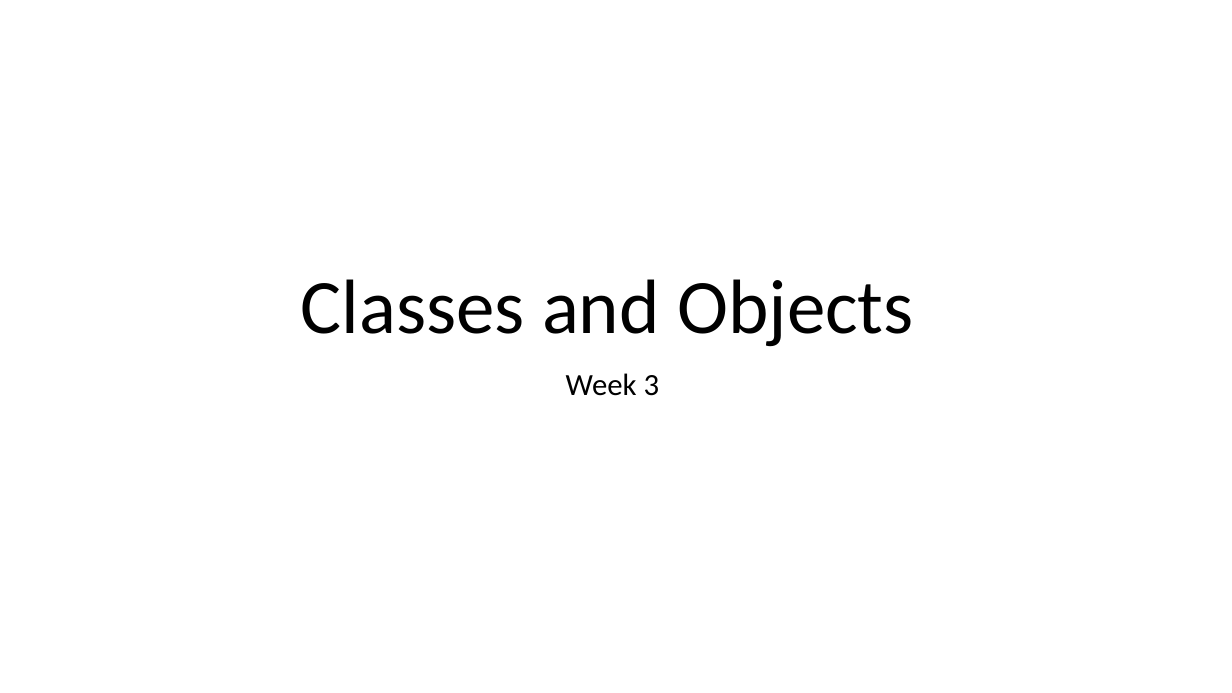
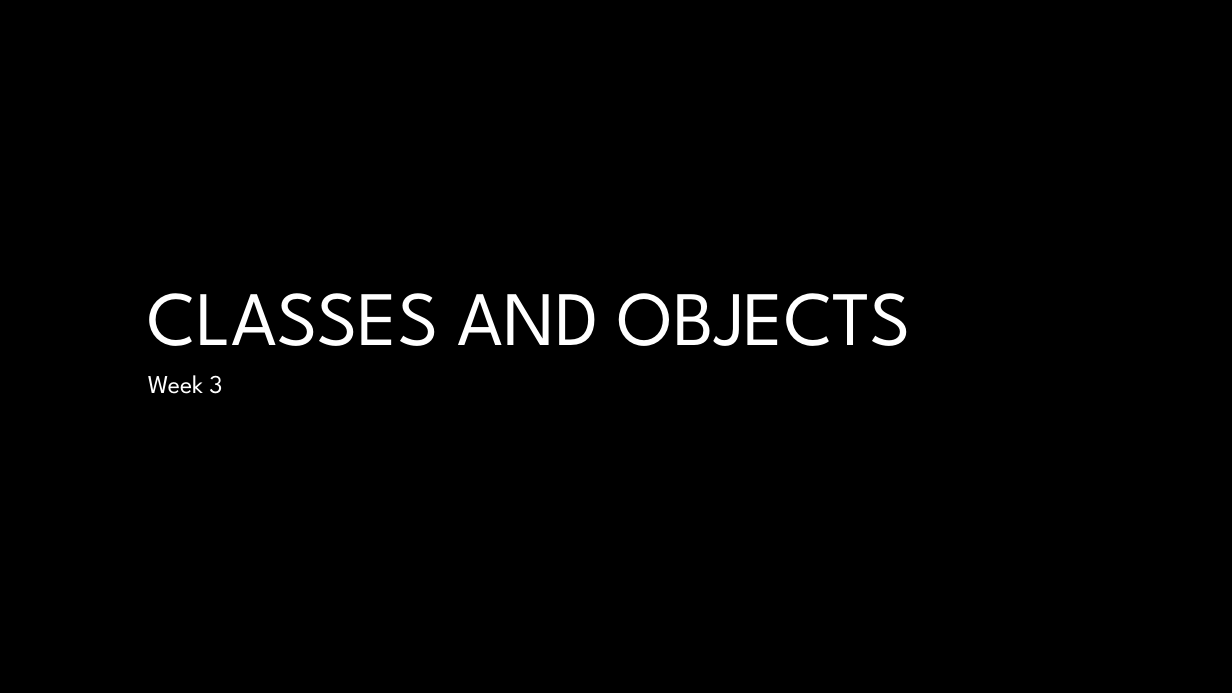
Before and after one commit to LuyangYin1/Python-for-everyone, a slide deck: slide 1 of Class-3/Classes and Objects.pptx. Drawn at 1232x693 pixels with LibreOffice and Linux fonts; fonts in the diff are those of the drawing; background and template pictures are left out. Boxes give left, top, right and bottom in pixels: in the first picture for what was removed or moved away, otherwise in the second. Text is boxed around its words. In the diff, an @@ line names an element or a change of style, - is before the commit and + after.

```diff
--- a/Class-3/Classes and Objects.pptx
+++ b/Class-3/Classes and Objects.pptx
@@ background #FFFFFF to #000000 @@
@@ title at (148, 293, 911, 346): text changed; font Calibri to League Spartan; text colour #000000 to #FFFFFF @@
-Classes and Objects
+CLASSES AND OBJECTS
@@ subtitle "Week 3": place and size @@
-subtitle "Week 3" at (566, 373, 660, 396)
+subtitle "Week 3" at (148, 375, 222, 394)
@@ subtitle "Week 3" at (148, 375, 222, 394): size 24 to 20 pt, font Calibri to League Spartan, text colour #000000 to #FFFFFF; alignment centre to left @@
```
Also in this commit, not shown: 7 other slides changed, 1 other file.
